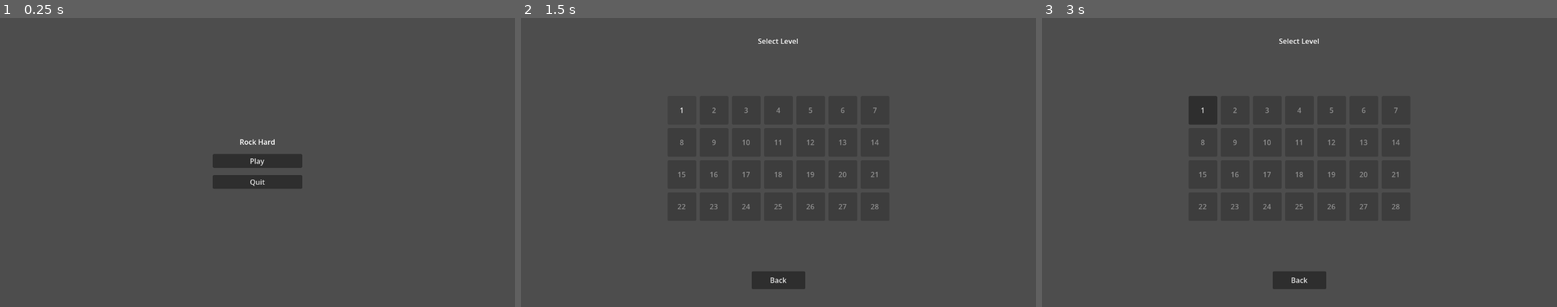
Above: before the commit, frames 1-3 (left to right).
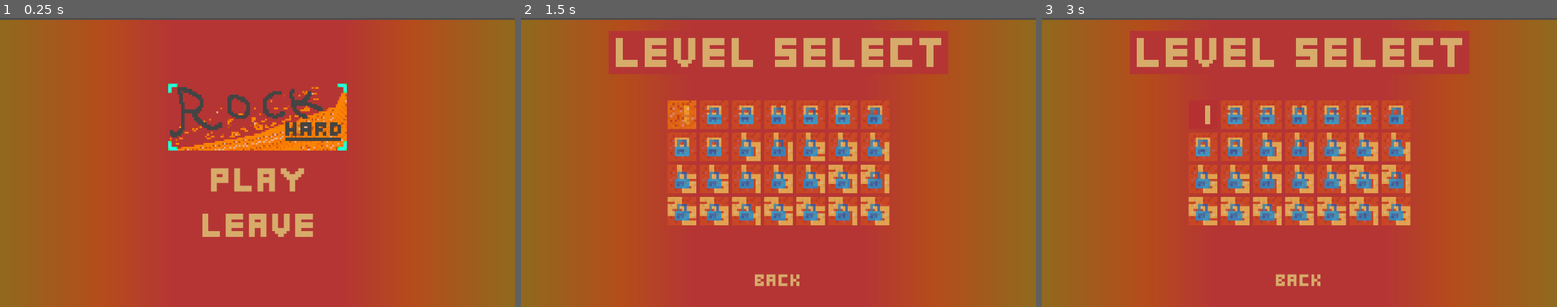
Above: after the commit, the same moments.

Repository: Yaheeha-Baheeha/rock-hard
Game: Godot game, scene res://menu.tscn
Same seed, same stepped clock (60 frames per second), same inputs: the game is played once before the commit and once after it.
Inputs (mouse positions are in pixels of both pictures, inside the frame that each line leads up to; where the layout moved, square brackets give the same spot in the first picture):
- Up to frame 1 (0.25 s): no input
- Up to frame 2 (1.5 s): click (778, 179) [778, 159] at 0.5 s; click (680, 113) [680, 110] at 1.25 s
- Up to frame 3 (3 s): click (1299, 280) at 2 s; click (1299, 179) [1299, 159] at 2.75 s

The runs differ from the first frame. In frame 1, 98% of the frame differs, in the area x 0-100%, y 0-100%; in frame 2, 99%; in frame 3, 99%.

Commit message:
Add level 1 scene, assets, and camera script
Add Level 1 scene with parallax background setup and a Camera2D using a new camera_2d.gd (exported speed, keyboard/arrow movement). Import many UI and level icon assets (with Godot import metadata), menu icons, parallax textures, and a title/label images. Update project.godot and modify level_select.gd/level_select.tscn and menu.tscn to integrate the new level/menu assets. Remove obsolete game.tscn and add a .vscode setting for the Godot executable path. Also I made all the assets.

Diff:
--- /dev/null
+++ b/camera_2d.gd
@@ -0,0 +1,19 @@
+extends Camera2D
+
+@export var speed: float = 2000.0
+
+func _process(delta):
+	var direction := Vector2.ZERO
+
+	if Input.is_action_pressed("ui_up") or Input.is_key_pressed(KEY_W):
+		direction.y -= 1
+	if Input.is_action_pressed("ui_down") or Input.is_key_pressed(KEY_S):
+		direction.y += 1
+	if Input.is_action_pressed("ui_left") or Input.is_key_pressed(KEY_A):
+		direction.x -= 1
+	if Input.is_action_pressed("ui_right") or Input.is_key_pressed(KEY_D):
+		direction.x += 1
+
+	if direction != Vector2.ZERO:
+		direction = direction.normalized()
+		position += direction * speed * delta
--- a/game.tscn
+++ /dev/null
@@ -1,3 +0,0 @@
-[gd_scene format=3 uid="uid://game001"]
-
-[node name="Game" type="Node3D"]
--- /dev/null
+++ b/level_1.tscn
@@ -0,0 +1,65 @@
+[gd_scene format=3 uid="uid://game001"]
+
+[ext_resource type="Texture2D" uid="uid://dxrixfpf5bfse" path="res://parallax_background/volcano behindest_bg_1.png" id="1_fc0e3"]
+[ext_resource type="Texture2D" uid="uid://0nxmkcnswimp" path="res://parallax_background/light_bg_1.png" id="2_7jktm"]
+[ext_resource type="Texture2D" uid="uid://byxjekmyuppou" path="res://parallax_background/mountains behind_bg_1.png" id="3_ryrav"]
+[ext_resource type="Texture2D" uid="uid://bbpw8txwhqeu5" path="res://parallax_background/fore rocks_bg_1.png" id="4_eow3j"]
+[ext_resource type="Script" uid="uid://bwshlci7b4bor" path="res://camera_2d.gd" id="5_rka8t"]
+
+[node name="Game" type="Node2D" unique_id=984303330]
+
+[node name="volcane behindest" type="Parallax2D" parent="." unique_id=1121143562]
+scroll_scale = Vector2(0.1, 1)
+scroll_offset = Vector2(16, 0)
+repeat_size = Vector2(1156, 0)
+repeat_times = 3
+
+[node name="Sprite2D" type="Sprite2D" parent="volcane behindest" unique_id=1985539903]
+position = Vector2(0, -340)
+scale = Vector2(4.25, 4.25)
+texture = ExtResource("1_fc0e3")
+centered = false
+
+[node name="light" type="Parallax2D" parent="." unique_id=1164303022]
+scroll_scale = Vector2(-0.49, 1)
+scroll_offset = Vector2(16, 0)
+repeat_size = Vector2(1423.645, 0)
+repeat_times = 3
+
+[node name="Sprite2D" type="Sprite2D" parent="light" unique_id=1900868095]
+position = Vector2(0, -340)
+scale = Vector2(4.25, 4.25)
+texture = ExtResource("2_7jktm")
+centered = false
+
+[node name="mountains behind" type="Parallax2D" parent="." unique_id=127650861]
+scroll_scale = Vector2(0.3, 1)
+scroll_offset = Vector2(16, 0)
+repeat_size = Vector2(1156, 0)
+repeat_times = 3
+
+[node name="Sprite2D" type="Sprite2D" parent="mountains behind" unique_id=1339053716]
+position = Vector2(0, -340)
+scale = Vector2(4.25, 4.25)
+texture = ExtResource("3_ryrav")
+centered = false
+
+[node name="fore rocks" type="Parallax2D" parent="." unique_id=1684100589]
+scroll_scale = Vector2(0.5, 1)
+scroll_offset = Vector2(16, 0)
+repeat_size = Vector2(1156, 0)
+repeat_times = 3
+
+[node name="Sprite2D" type="Sprite2D" parent="fore rocks" unique_id=2137624861]
+position = Vector2(0, -340)
+scale = Vector2(4.25, 4.25)
+texture = ExtResource("4_eow3j")
+centered = false
+
+[node name="Camera2D" type="Camera2D" parent="." unique_id=938913300]
+position = Vector2(200, 16)
+zoom = Vector2(1.1, 1.1)
+limit_top = -340
+limit_bottom = 340
+position_smoothing_enabled = true
+script = ExtResource("5_rka8t")
--- a/level_select.gd
+++ b/level_select.gd
@@ -5,7 +5,7 @@
 var unlocked_levels: int = 1
 
 @onready var grid: GridContainer = %LevelGrid
-@onready var back_button: Button = %BackButton
+@onready var back_button: TextureButton = %BackButton
 
 
 func _ready() -> void:
@@ -15,9 +15,18 @@
 
 func _populate_levels() -> void:
 	for i in range(1, 29):
-		var btn := Button.new()
-		btn.text = str(i)
+		var idx := i - 1
+		var btn := TextureButton.new()
+		btn.texture_normal = load("res://level_icons/normal/level_%d.png" % idx)
+		btn.texture_pressed = load("res://level_icons/pressed/pressed_%d.png" % idx)
+		btn.texture_hover = load("res://level_icons/overlayed/overlayed%d.png" % idx)
+		btn.texture_focused = load("res://level_icons/focused/focused_%d.png" % idx)
+		btn.texture_disabled = load("res://level_icons/disabled/disabled_%d.png" % idx)
+		btn.ignore_texture_size = true
+		btn.stretch_mode = TextureButton.STRETCH_KEEP_ASPECT_CENTERED
 		btn.custom_minimum_size = Vector2(64, 64)
+		btn.size_flags_horizontal = Control.SIZE_EXPAND_FILL
+		btn.size_flags_vertical = Control.SIZE_EXPAND_FILL
 		if i <= unlocked_levels:
 			btn.pressed.connect(_on_level_pressed.bind(i))
 		else:
--- a/level_select.tscn
+++ b/level_select.tscn
@@ -1,6 +1,12 @@
 [gd_scene format=3 uid="uid://c5yx8e7y5odni"]
 
 [ext_resource type="Script" uid="uid://rmy483ktjx2h" path="res://level_select.gd" id="1"]
+[ext_resource type="Texture2D" uid="uid://dh6c8r5vth6bb" path="res://resources/just_cyan.tres" id="2_vomi7"]
+[ext_resource type="Texture2D" uid="uid://c5mngqyl36atv" path="res://back_buttons/back.png" id="3"]
+[ext_resource type="Texture2D" uid="uid://b22am1addpk17" path="res://back_buttons/back_pressed.png" id="4"]
+[ext_resource type="Texture2D" uid="uid://j43vleayjlo2" path="res://back_buttons/back_hover.png" id="5"]
+[ext_resource type="Texture2D" uid="uid://dkw25npyy4k1d" path="res://back_buttons/back_focused.png" id="6"]
+[ext_resource type="Texture2D" uid="uid://d1jgta7s415gc" path="res://level label.png" id="7_1iyaf"]
 
 [node name="LevelSelect" type="Control" unique_id=305416736]
 layout_mode = 3
@@ -27,6 +33,9 @@
 layout_mode = 2
 theme_override_constants/separation = 20
 
+[node name="TextureRect" type="TextureRect" parent="MarginContainer/VBoxContainer" unique_id=813062633]
+layout_mode = 2
+
 [node name="Title" type="Label" parent="MarginContainer/VBoxContainer" unique_id=1521870221]
 layout_mode = 2
 text = "Select Level"
@@ -41,9 +50,35 @@
 theme_override_constants/v_separation = 8
 columns = 7
 
-[node name="BackButton" type="Button" parent="MarginContainer/VBoxContainer" unique_id=2092204384]
+[node name="BackButton" type="TextureButton" parent="MarginContainer/VBoxContainer" unique_id=2092204384]
 unique_name_in_owner = true
 custom_minimum_size = Vector2(120, 40)
 layout_mode = 2
 size_flags_horizontal = 4
-text = "Back"
+texture_normal = ExtResource("3")
+texture_pressed = ExtResource("4")
+texture_hover = ExtResource("5")
+texture_focused = ExtResource("6")
+ignore_texture_size = true
+stretch_mode = 5
+
+[node name="JustCyan" type="Sprite2D" parent="." unique_id=839014139]
+z_index = -2
+position = Vector2(576, 4)
+scale = Vector2(4.5, 643.99994)
+texture = ExtResource("2_vomi7")
+
+[node name="TextureRect" type="TextureRect" parent="." unique_id=178824771]
+layout_mode = 1
+anchors_preset = 8
+anchor_left = 0.5
+anchor_top = 0.5
+anchor_right = 0.5
+anchor_bottom = 0.5
+offset_left = -379.8333
+offset_top = -295.0
+offset_right = 379.99994
+offset_bottom = -198.0
+grow_horizontal = 2
+grow_vertical = 2
+texture = ExtResource("7_1iyaf")
--- a/menu.tscn
+++ b/menu.tscn
@@ -1,44 +1,77 @@
 [gd_scene format=3 uid="uid://menu001"]
 
-[ext_resource type="Script" path="res://menu.gd" id="1"]
+[ext_resource type="Script" uid="uid://c48k3w3qjl6vi" path="res://menu.gd" id="1"]
+[ext_resource type="Texture2D" uid="uid://hhe1hpokv44d" path="res://menu_icons/menu_0.png" id="2"]
+[ext_resource type="Texture2D" uid="uid://b7k5ma685y5vb" path="res://menu_icons/pressed_0.png" id="3"]
+[ext_resource type="Texture2D" uid="uid://bq0f4yhm2dk4b" path="res://menu_icons/hover_0.png" id="4"]
+[ext_resource type="Texture2D" uid="uid://d1x0kk8om4f12" path="res://menu_icons/focused_0.png" id="5"]
+[ext_resource type="Texture2D" uid="uid://knx3vjas077y" path="res://menu_icons/menu_1.png" id="6"]
+[ext_resource type="Texture2D" uid="uid://b17eguryy7fp1" path="res://menu_icons/pressed_1.png" id="7"]
+[ext_resource type="Texture2D" uid="uid://j5l8g0jyvfyq" path="res://menu_icons/hover_1.png" id="8"]
+[ext_resource type="Texture2D" uid="uid://d1q7v3j46loto" path="res://menu_icons/focused_1.png" id="9"]
+[ext_resource type="Texture2D" uid="uid://cuwju42ojbxr2" path="res://Title Card.png" id="10"]
+[ext_resource type="Texture2D" uid="uid://dh6c8r5vth6bb" path="res://resources/just_cyan.tres" id="11_h1wq0"]
 
-[node name="Menu" type="Control"]
+[node name="Menu" type="Control" unique_id=842991710]
 layout_mode = 3
 anchors_preset = 15
-script = ExtResource("1")
 anchor_right = 1.0
 anchor_bottom = 1.0
 grow_horizontal = 2
 grow_vertical = 2
+script = ExtResource("1")
 
-[node name="VBoxContainer" type="VBoxContainer" parent="."]
+[node name="VBoxContainer" type="VBoxContainer" parent="." unique_id=201796142]
 layout_mode = 1
 anchors_preset = 8
 anchor_left = 0.5
 anchor_top = 0.5
 anchor_right = 0.5
 anchor_bottom = 0.5
-offset_left = -100.0
-offset_top = -40.0
-offset_right = 100.0
-offset_bottom = 40.0
+offset_left = -200.0
+offset_top = -180.0
+offset_right = 200.0
+offset_bottom = 180.0
 grow_horizontal = 2
 grow_vertical = 2
-theme_override_constants/separation = 16
+theme_override_constants/separation = 24
 
-[node name="Title" type="Label" parent="VBoxContainer"]
+[node name="Title" type="TextureRect" parent="VBoxContainer" unique_id=75696721]
 layout_mode = 2
-text = "Rock Hard"
-horizontal_alignment = 1
-vertical_alignment = 1
+size_flags_horizontal = 3
+size_flags_vertical = 3
+size_flags_stretch_ratio = 2.0
+texture = ExtResource("10")
+expand_mode = 1
+stretch_mode = 5
 
-[node name="PlayButton" type="Button" parent="VBoxContainer"]
+[node name="PlayButton" type="TextureButton" parent="VBoxContainer" unique_id=1660456279]
 layout_mode = 2
-text = "Play"
+size_flags_horizontal = 3
+size_flags_vertical = 3
+texture_normal = ExtResource("2")
+texture_pressed = ExtResource("3")
+texture_hover = ExtResource("4")
+texture_focused = ExtResource("5")
+ignore_texture_size = true
+stretch_mode = 5
 
-[node name="QuitButton" type="Button" parent="VBoxContainer"]
+[node name="QuitButton" type="TextureButton" parent="VBoxContainer" unique_id=520117774]
 layout_mode = 2
-text = "Quit"
+size_flags_horizontal = 3
+size_flags_vertical = 3
+texture_normal = ExtResource("6")
+texture_pressed = ExtResource("7")
+texture_hover = ExtResource("8")
+texture_focused = ExtResource("9")
+ignore_texture_size = true
+stretch_mode = 5
+
+[node name="JustCyan" type="Sprite2D" parent="." unique_id=1795728968]
+z_index = -2
+position = Vector2(576, 4)
+scale = Vector2(4.5, 643.99994)
+texture = ExtResource("11_h1wq0")
 
 [connection signal="pressed" from="VBoxContainer/PlayButton" to="." method="_on_play_pressed"]
 [connection signal="pressed" from="VBoxContainer/QuitButton" to="." method="_on_quit_pressed"]
--- a/project.godot
+++ b/project.godot
@@ -11,10 +11,14 @@
 [application]
 
 config/name="Rock Hard"
-run/main_scene="uid://menu001"
 run/main_scene="res://menu.tscn"
 config/features=PackedStringArray("4.6", "Forward Plus")
 config/icon="res://icon.svg"
+
+[display]
+
+window/size/viewport_width=1152
+window/size/viewport_height=648
 
 [physics]
 
@@ -22,4 +26,6 @@
 
 [rendering]
 
+textures/canvas_textures/default_texture_filter=0
 rendering_device/driver.windows="d3d12"
+2d/snap/snap_2d_transforms_to_pixel=true
--- /dev/null
+++ b/resources/just_cyan.tres
@@ -0,0 +1,10 @@
+[gd_resource type="GradientTexture1D" format=3 uid="uid://dh6c8r5vth6bb"]
+
+[sub_resource type="Gradient" id="Gradient_03wdc"]
+offsets = PackedFloat32Array(0, 0.2, 0.33333334, 0.6666667, 0.8, 1)
+colors = PackedColorArray(0.5642899, 0.41119686, 0.116427, 1, 0.70980394, 0.29803923, 0.105882354, 1, 0.70980394, 0.20784314, 0.20784314, 1, 0.70980394, 0.20784314, 0.20784314, 1, 0.70980394, 0.29642242, 0.107567936, 1, 0.5647059, 0.4117647, 0.11764706, 1)
+metadata/_snap_count = 15
+metadata/_snap_enabled = true
+
+[resource]
+gradient = SubResource("Gradient_03wdc")
Binary file added: Title Card.png
Not shown, added: Title Card.png.import
Binary file added: back_buttons/back.png
Not shown, added: back_buttons/back.png.import
Binary file added: back_buttons/back_focused.png
Not shown, added: back_buttons/back_focused.png.import
Binary file added: back_buttons/back_hover.png
Not shown, added: back_buttons/back_hover.png.import
Binary file added: back_buttons/back_pressed.png
Not shown, added: back_buttons/back_pressed.png.import
Not shown, added: camera_2d.gd.uid
Binary file added: level label.png
(and 305 more such lines)
